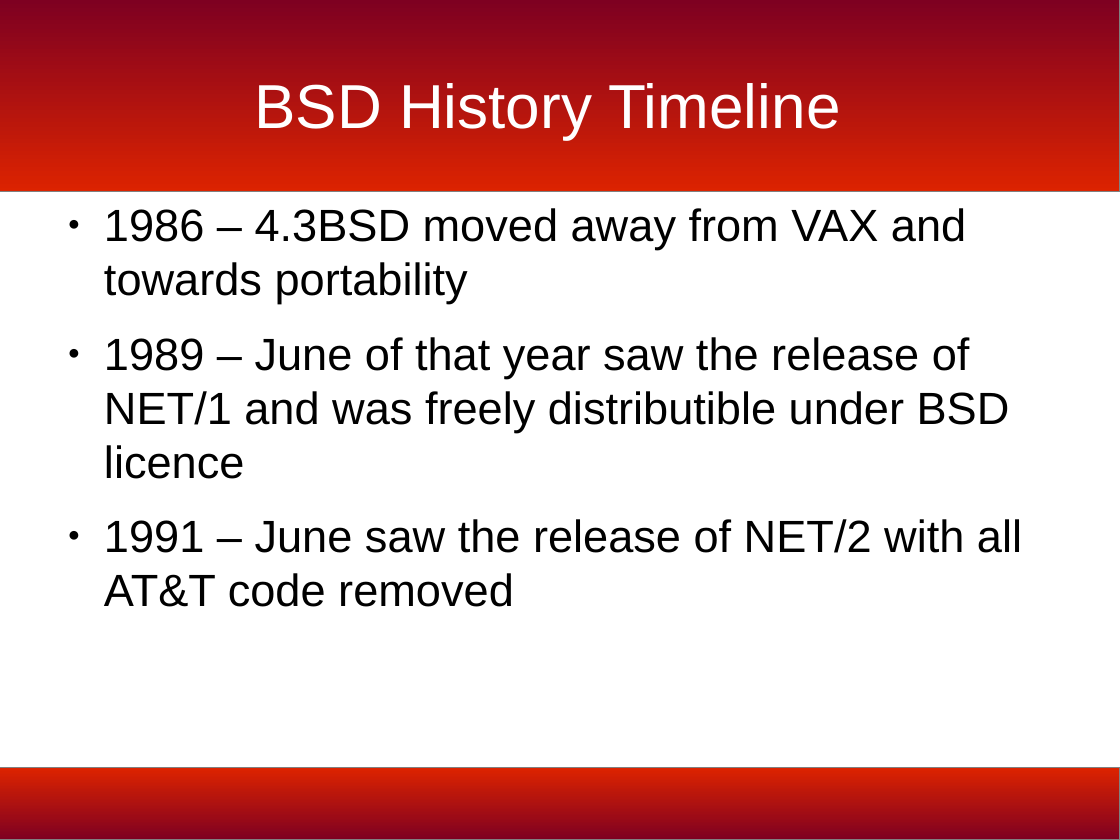
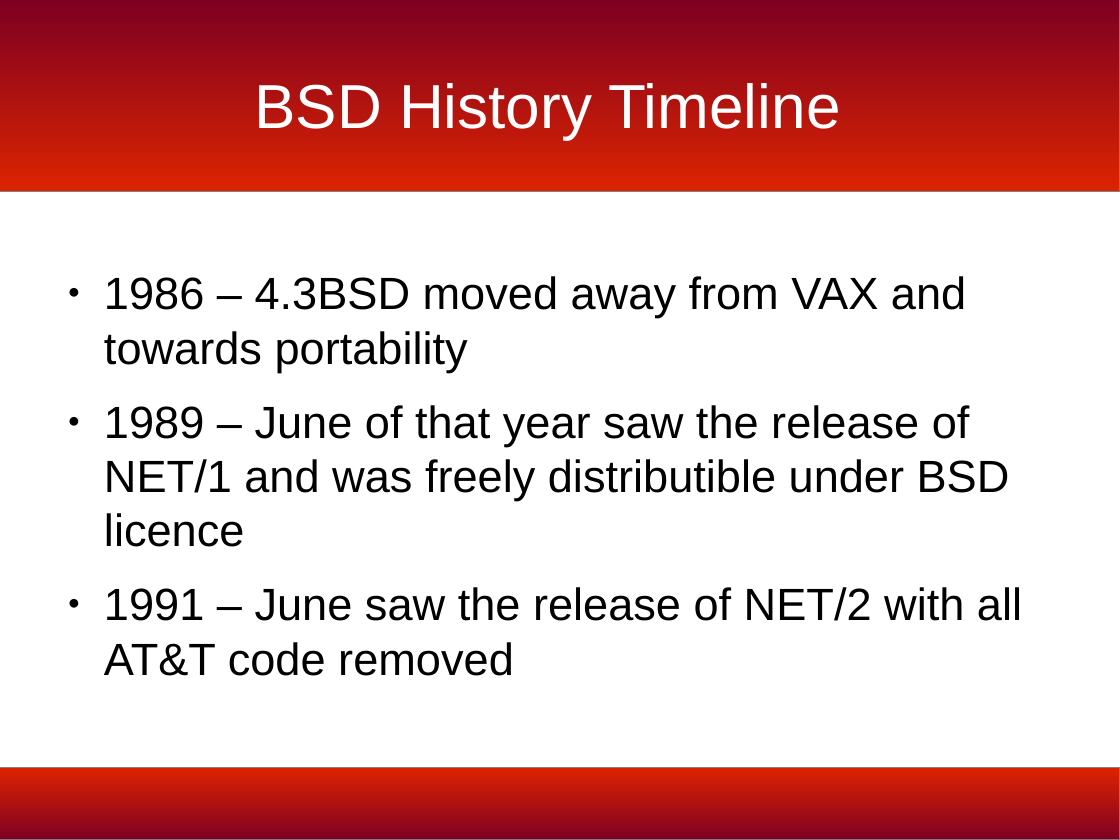
Before and after one commit to bmac2/BSD-Meetup-Files, a slide deck: slide 14 of bsd-history-slides.odp. Drawn at 1120x840 pixels with LibreOffice and Linux fonts; fonts in the diff are those of the drawing; background and template pictures are left out. Boxes give left, top, right and bottom in pixels: in the first picture for what was removed or moved away, otherwise in the second. Text is boxed around its words. In the diff, an @@ line names an element or a change of style, - is before the commit and + after.

```diff
--- a/bsd-history-slides.odp
+++ b/bsd-history-slides.odp
@@ text "1986 – 4.3BSD moved away ...": place and size @@
-text "1986 – 4.3BSD moved away ..." at [104, 208, 1022, 607]
+text "1986 – 4.3BSD moved away ..." at [104, 276, 1022, 676]
```
Also in this commit, not shown: 29 other slides changed.
